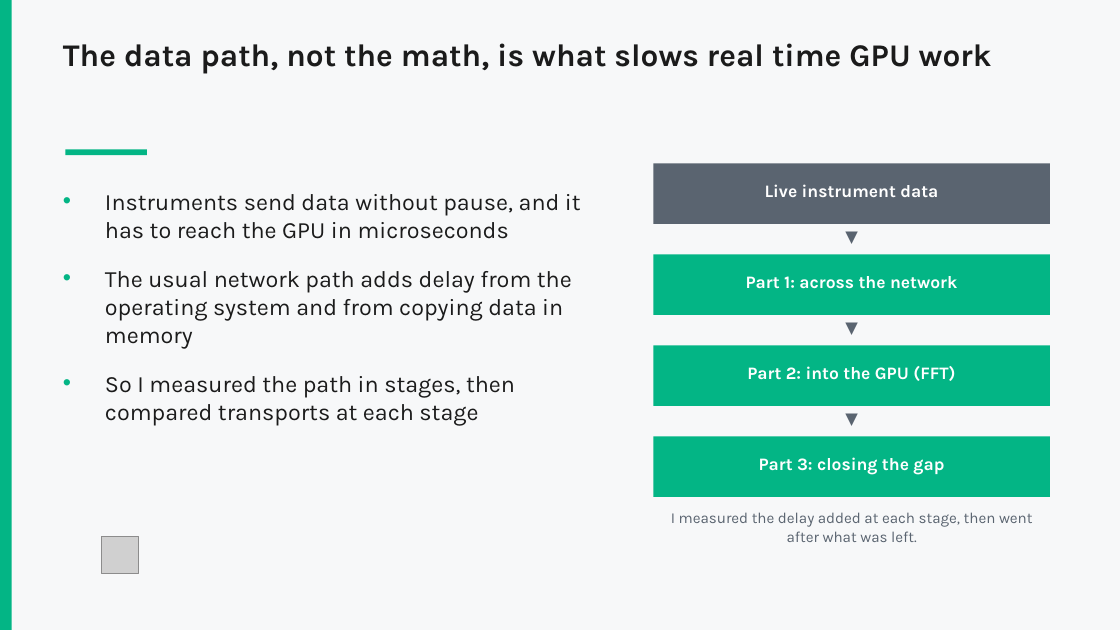
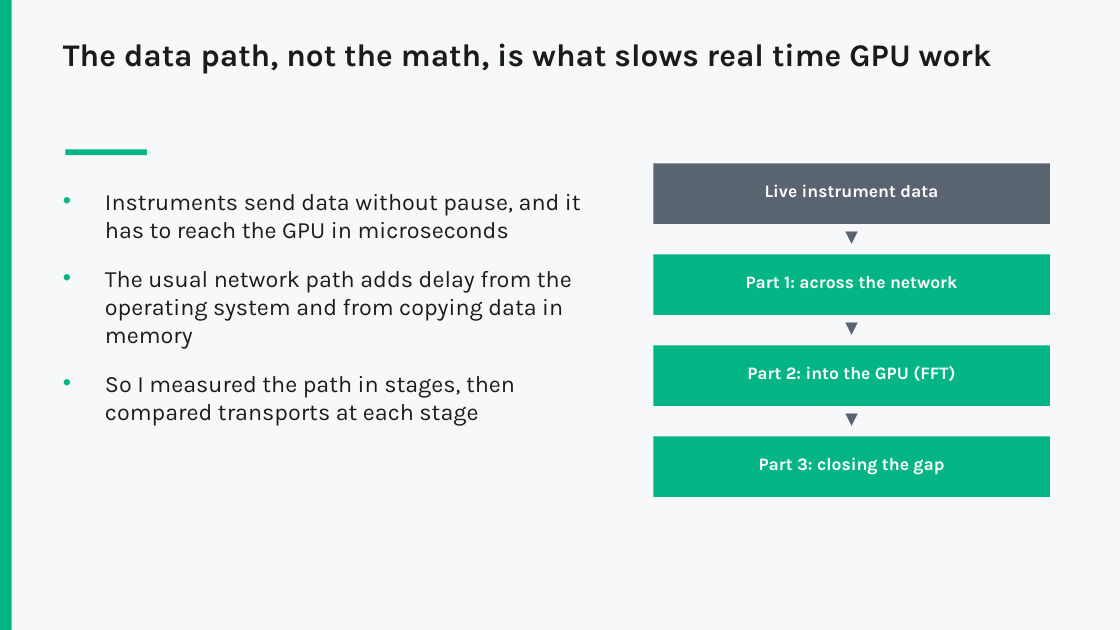
Before and after one commit to dvthomas01/DAQIRI_v_GRPC, a slide deck: slide 2 of presentation/Intern_showcase_Dami.pptx. Drawn at 1120x630 pixels with LibreOffice and Linux fonts; fonts in the diff are those of the drawing; grey boxes stand for pictures. Boxes give left, top, right and bottom in pixels: in the first picture for what was removed or moved away, otherwise in the second. Text is boxed around its words. In the diff, an @@ line names an element or a change of style, - is before the commit and + after.

```diff
--- a/presentation/Intern_showcase_Dami.pptx
+++ b/presentation/Intern_showcase_Dami.pptx
@@ picture removed at bbox=[102, 536, 139, 573] @@
@@ text removed at bbox=[671, 512, 1033, 542] @@
-I measured the delay added at each stage, then went after what was left.
```
Also in this commit, not shown: 5 other slides changed, 4 other files.
